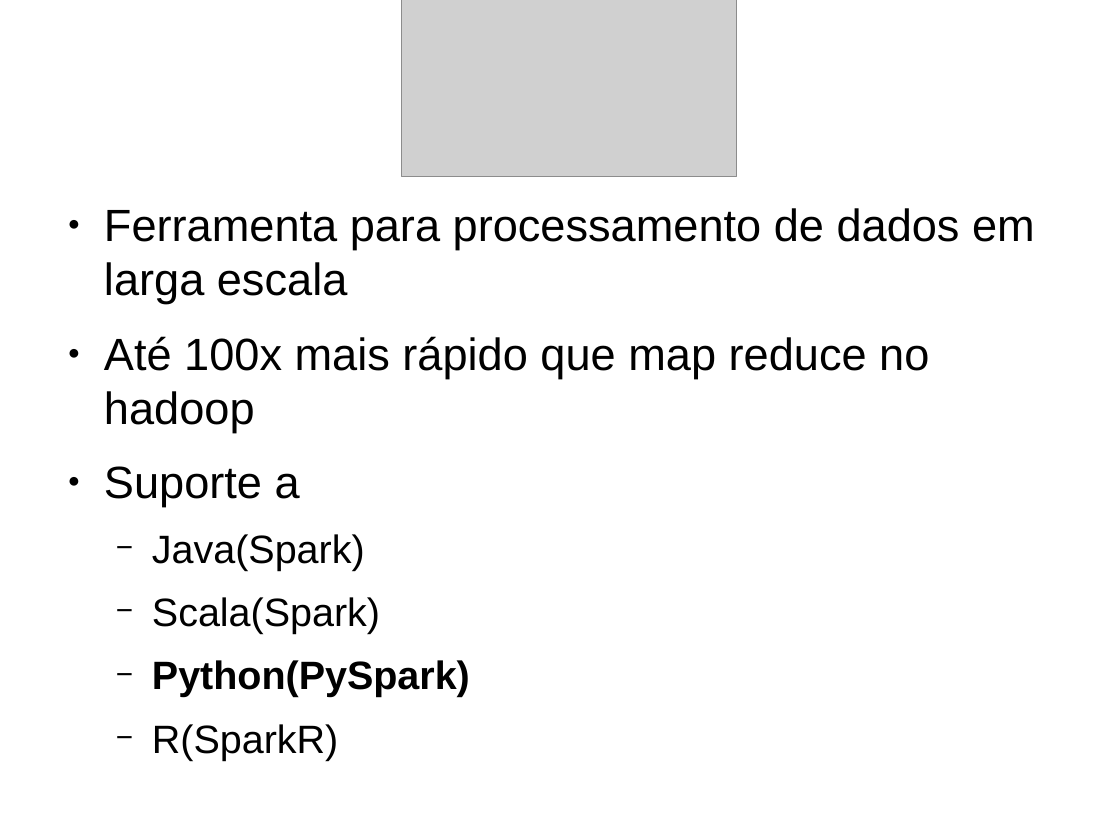
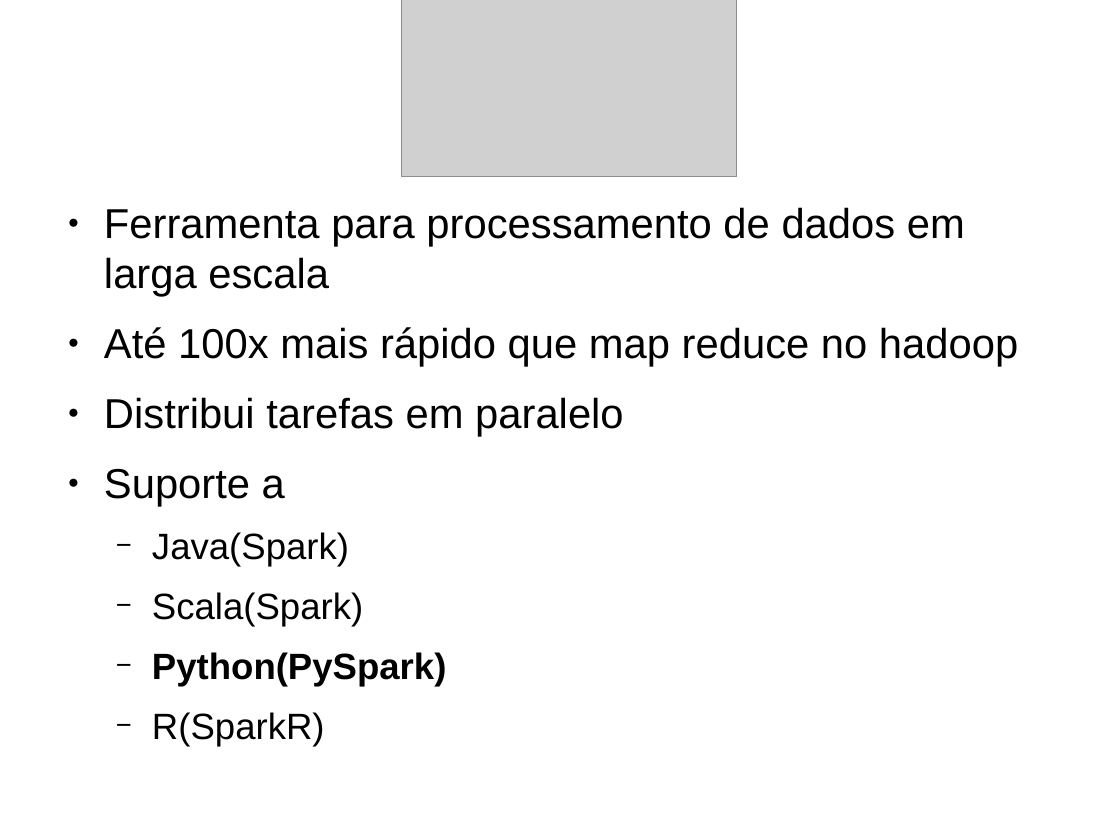
Before and after one commit to dmvieira/tutorial-jupyter-pyspark, a slide deck: slide 9 of tutorial.odp. Drawn at 1120x840 pixels with LibreOffice and Linux fonts; fonts in the diff are those of the drawing; grey boxes stand for pictures. Boxes give left, top, right and bottom in pixels: in the first picture for what was removed or moved away, otherwise in the second. Text is boxed around its words. In the diff, an @@ line names an element or a change of style, - is before the commit and + after.

```diff
--- a/tutorial.odp
+++ b/tutorial.odp
@@ text at <box>104,207,1018,686</box>: size 32 to 29.6 pt in "Ferramenta para processamento de dados em larga ...", "Até 100x mais rápido que map reduce ...", "Suporte a"; size 28 to 25.9 pt in "Java(Spark)", "Scala(Spark)", "Python(PySpark)", "R(SparkR)" @@
@@ text at <box>104,397,624,437</box>: paragraph added @@
+● Distribui tarefas em paralelo
```
Also in this commit, not shown: 2 slides added, 1 slide removed, 2 other files.
